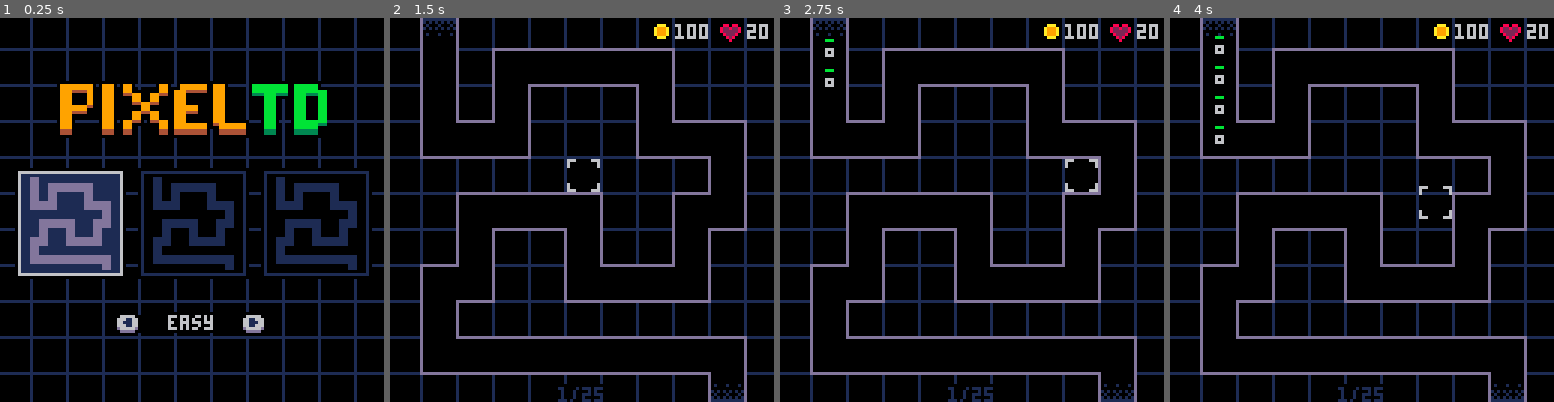
Above: before the commit, frames 1-4 (left to right).
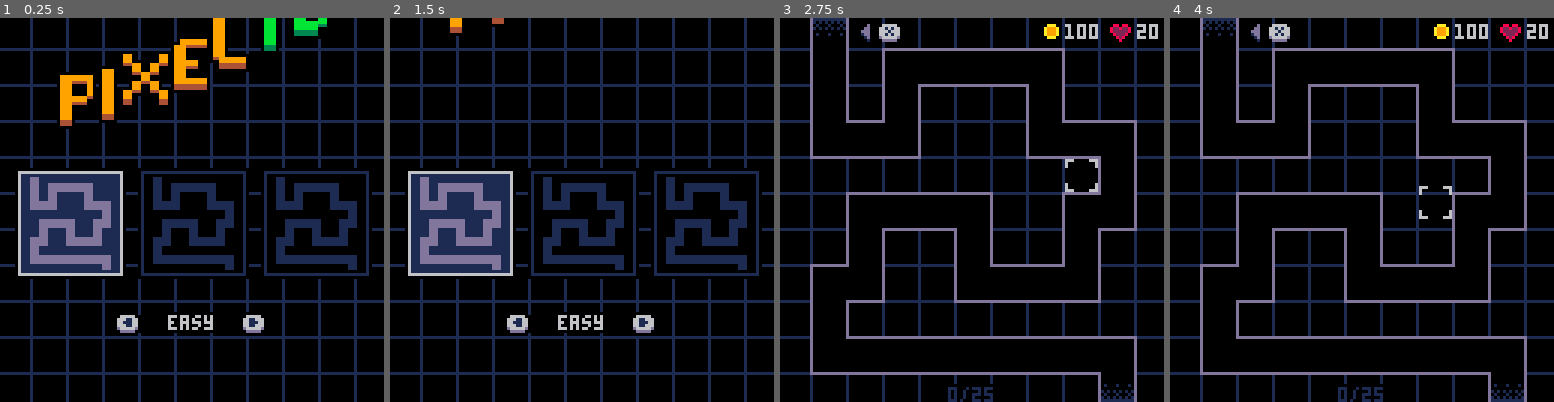
Above: after the commit, the same moments.

Repository: beardedsakimonkey/pixel_td.p8
Game: PICO-8 cartridge pixel_td.p8
The game is run twice, just before and just after one commit, with the same random seed, the same clock (stepped at 60 frames per second) and the same inputs.
Inputs:
- Up to frame 1 (0.25 s): no input
- Up to frame 2 (1.5 s): tap X (X key) at 0.33, 1.07 s; tap O (Z key) at 0.7 s
- Up to frame 3 (2.75 s): hold Right 1.6-2.1 s; tap O (Z key) at 1.7, 2.1, 2.5 s; tap X (X key) at 1.85 s; hold Up 2.15-2.42 s; hold Right from 2.47 s (still down)
- Up to frame 4 (4 s): tap O (Z key) at 2.9, 3.3, 3.7 s; tap X (X key) at 2.97 s; release Right at 3.03 s; hold Left 3.08-3.58 s; hold Down 3.63-3.97 s

The runs differ from the first frame. In frame 1, 7.5% of the frame differs, in the area x 15-86%, y 0-32%; in frame 2, 23%, in the area x 3-99%, y 0-100%; in frame 3, 0.5%; in frame 4, 0.6%.

Commit message:
animate title letters individually

Diff:
--- a/title.lua
+++ b/title.lua
@@ -1,25 +1,51 @@
--- TODO: animate each letter seperately, staggered
-
-local TITLE_HEIGHT = 19
-local OFFSCREEN_TY = -TITLE_HEIGHT
-local ty = OFFSCREEN_TY
-local tv = 0
-local started = false
+local LETTER_HEIGHT = 19
+local OFFSCREEN_Y = -LETTER_HEIGHT
+local z_age = nil
+local t = 0
+local letters = {
+    {x=0,  w=13, y=OFFSCREEN_Y, v=0, dest_y=12}, -- P
+    {x=13, w=7,  y=OFFSCREEN_Y, v=0, dest_y=12}, -- I
+    {x=21, w=17, y=OFFSCREEN_Y, v=0, dest_y=12}, -- X
+    {x=38, w=13, y=OFFSCREEN_Y, v=0, dest_y=12}, -- E
+    {x=51, w=13, y=OFFSCREEN_Y, v=0, dest_y=12}, -- L
+    {x=64, w=14, y=OFFSCREEN_Y, v=0, dest_y=12}, -- T
+    {x=78, w=13, y=OFFSCREEN_Y, v=0, dest_y=12}, -- D
+}
 
 function update_title()
+    t += 1
+    if z_age then
+        z_age += 1
+        if z_age >= 50 then
+            screen = 'game'
+            return
+        end
+    end
     if btnp(B.z) then
-        started = true
-        tv = 200
+        z_age = 0
     end
-    local dest_ty = not started and 12 or OFFSCREEN_TY
-    ty, tv = spring(ty, dest_ty, tv, {
-        stiffness = 200,
-        damping = 12,
-        mass = 2,
-        precision = 0.2,
-    })
-    if ty <= OFFSCREEN_TY then
-        screen = 'game'
+
+    -- Send letters up
+    if z_age then
+        for i, l in pairs(letters) do
+            if l.dest_y ~= OFFSCREEN_Y and z_age >= (i-1)*2 then
+                l.dest_y = OFFSCREEN_Y
+                l.v = 300
+            end
+        end
+    end
+
+    -- Update letters
+    local dest_y = not z_age and 12 or OFFSCREEN_Y
+    for i, l in pairs(letters) do
+        if t >= (i-1)*2 then
+            l.y, l.v = spring(l.y, dest_y, l.v, {
+                stiffness = 200,
+                damping = 12,
+                mass = 3,
+                precision = 0.2,
+            })
+        end
     end
 end
 
@@ -52,7 +78,10 @@
 function draw_title()
     -- Draw title
     pal(C.pink, C.black)
-    sspr(0, 32, 90, TITLE_HEIGHT, 19, ty)
+    -- sspr(0, 32, 90, LETTER_HEIGHT, 19, y)
+    for l in all(letters) do
+        sspr(l.x, 32, l.w, LETTER_HEIGHT, 19+l.x, l.y)
+    end
     pal(0)
 
     -- Draw map (33x33)
